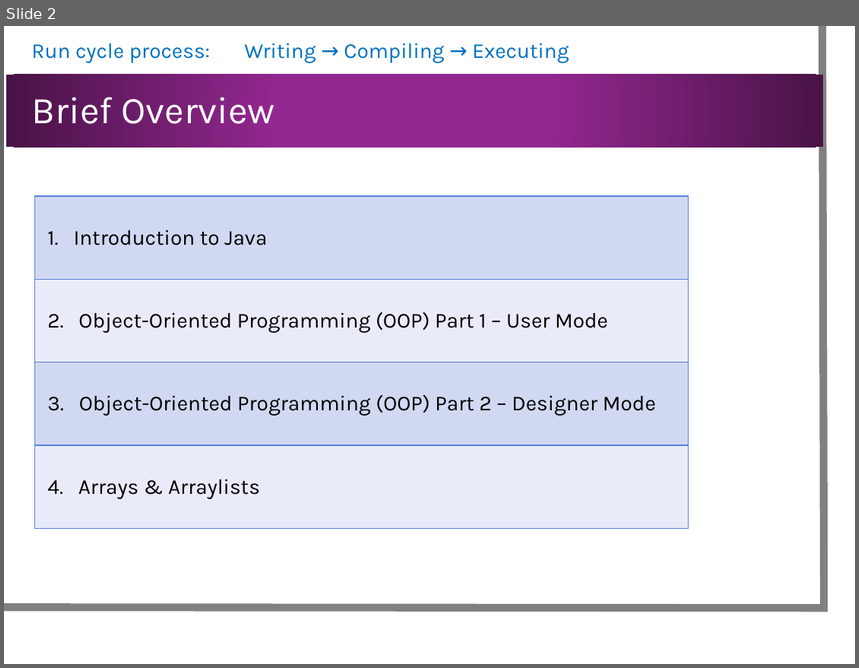
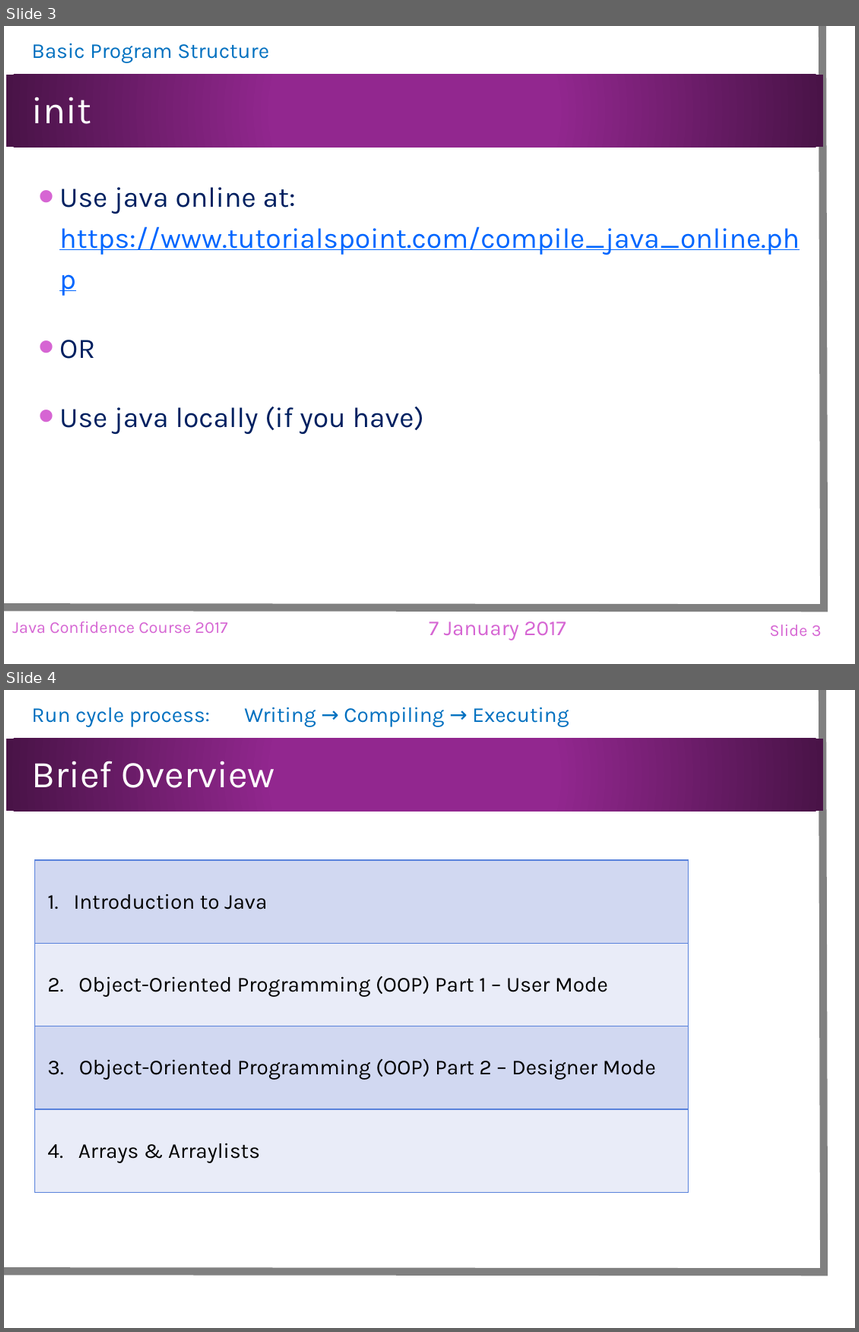
Before and after one commit to landuomu/JCC2017, a slide deck: Slides/JCC2017.pptx. Shown one above the other, each under a label of ours: slide 2 before the commit, slides 3 and 4 after it. The pictures are 859x668 and 859x1332 pixels, drawn with LibreOffice and Linux fonts; fonts in the diff are those of the drawing; background and template pictures are left out. Boxes give left, top, right and bottom in pixels: in the first picture for what was removed or moved away, otherwise in the second. Text is boxed around its words. In the diff, an @@ line names an element or a change of style, - is before the commit and + after.

```diff
--- a/Slides/JCC2017.pptx
+++ b/Slides/JCC2017.pptx
@@ slide 3 added at <box>4,26,855,664</box>, background picture (left out); not listed: 3 template elements that a slide beside it also shows @@
@@ text added at <box>31,43,269,63</box>, 18 pt, text #0070C0 @@
+Basic Program Structure
@@ title added at <box>31,97,91,124</box>, 32 pt, text #FFFFFF @@
+init
@@ text added at <box>59,187,800,434</box>, 24 pt, text #0066FF, underline @@
+• Use java online at: https://www.tutorialspoint.com/compile_java_online.php
+• OR
+• Use java locally (if you have)
@@ text added at <box>12,622,227,633</box>, 14 pt, text #D665D3 @@
+Java Confidence Course 2017
@@ text added at <box>429,622,566,640</box>, 18 pt, text #D665D3 @@
+7 January 2017
@@ page number added at <box>770,625,822,636</box>, 14 pt, text #D665D3 @@
+Slide 3
@@ what was slide 2 is now slide 4 @@
```
Also in this commit, not shown: 79 slides changed, 2 other slides added.
